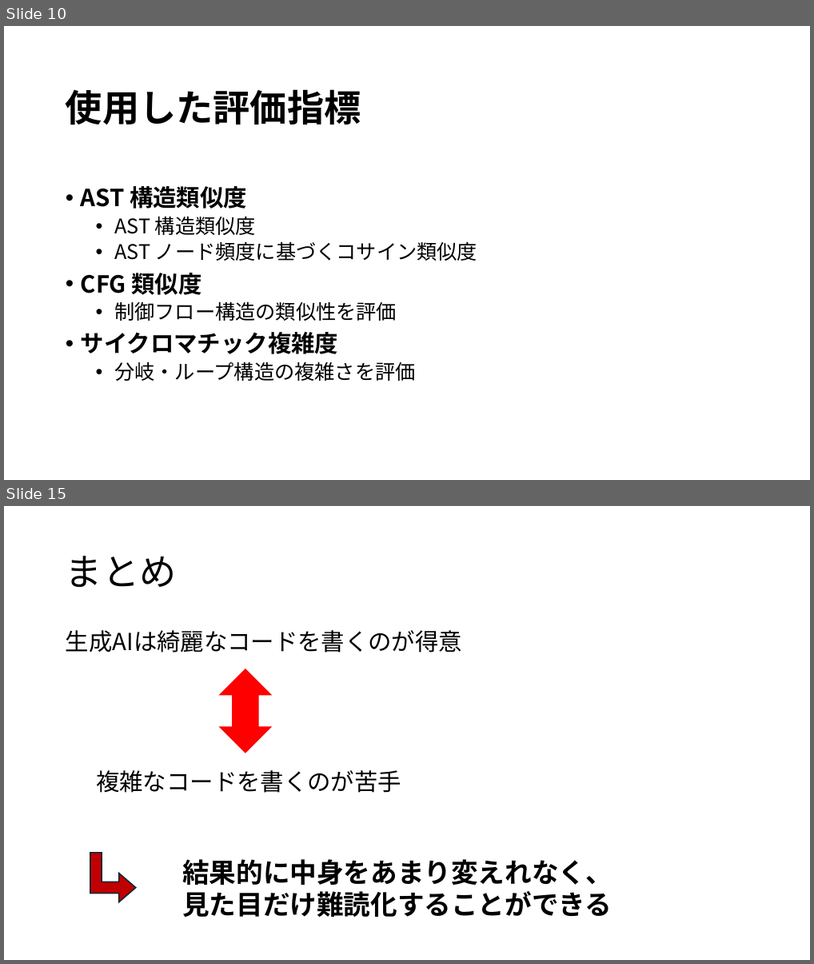
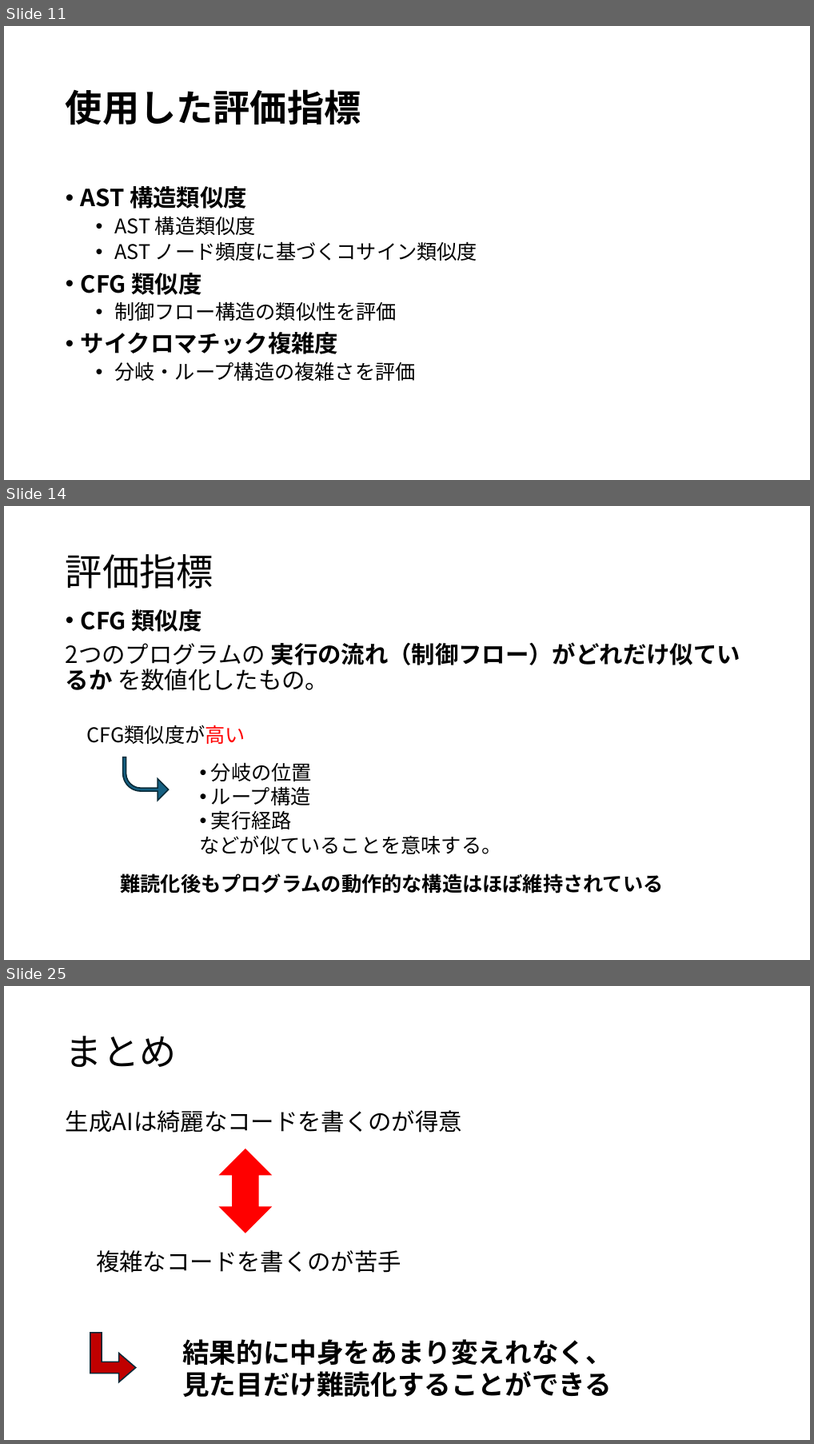
Before and after one commit to tamadalab/2025bthesis_kondo, a slide deck: prezentation.pptx. Shown one above the other, each under a label of ours: slides 10 and 15 before the commit, slides 11, 14 and 25 after it; the slides between them are not shown. The pictures are 814x964 and 814x1444 pixels, drawn with LibreOffice and Linux fonts; fonts in the diff are those of the drawing. Boxes give left, top, right and bottom in pixels: in the first picture for what was removed or moved away, otherwise in the second. Text is boxed around its words. In the diff, an @@ line names an element or a change of style, - is before the commit and + after.

```diff
--- a/prezentation.pptx
+++ b/prezentation.pptx
@@ slide 14 added at (x1=4, y1=506, x2=810, y2=960), background #FFFFFF @@
@@ title added at (x1=66, y1=554, x2=214, y2=588), 44 pt, text #000000 @@
+評価指標
@@ text added at (x1=66, y1=609, x2=741, y2=691), 28 pt, text #000000, bold @@
+• CFG 類似度
+2つのプログラムの 実行の流れ（制御フロー）がどれだけ似ているか を数値化したもの。
@@ text added at (x1=87, y1=724, x2=246, y2=744), 24 pt, text #000000 @@
+CFG類似度が高い
@@ bent arrow added at (x1=123, y1=757, x2=169, y2=800), fill #156082, outline #092A39 1.5 pt @@
@@ text added at (x1=200, y1=762, x2=502, y2=854), 24 pt, text #000000 @@
+• 分岐の位置
+• ループ構造
+• 実行経路
+などが似ていることを意味する。
@@ text added at (x1=121, y1=873, x2=664, y2=893), 24 pt, text #000000, bold @@
+難読化後もプログラムの動作的な構造はほぼ維持されている
@@ what was slide 10 is now slide 11 @@
@@ what was slide 15 is now slide 25 @@
```
Also in this commit, not shown: 9 slides changed, 10 other slides added, 1 slide removed.
